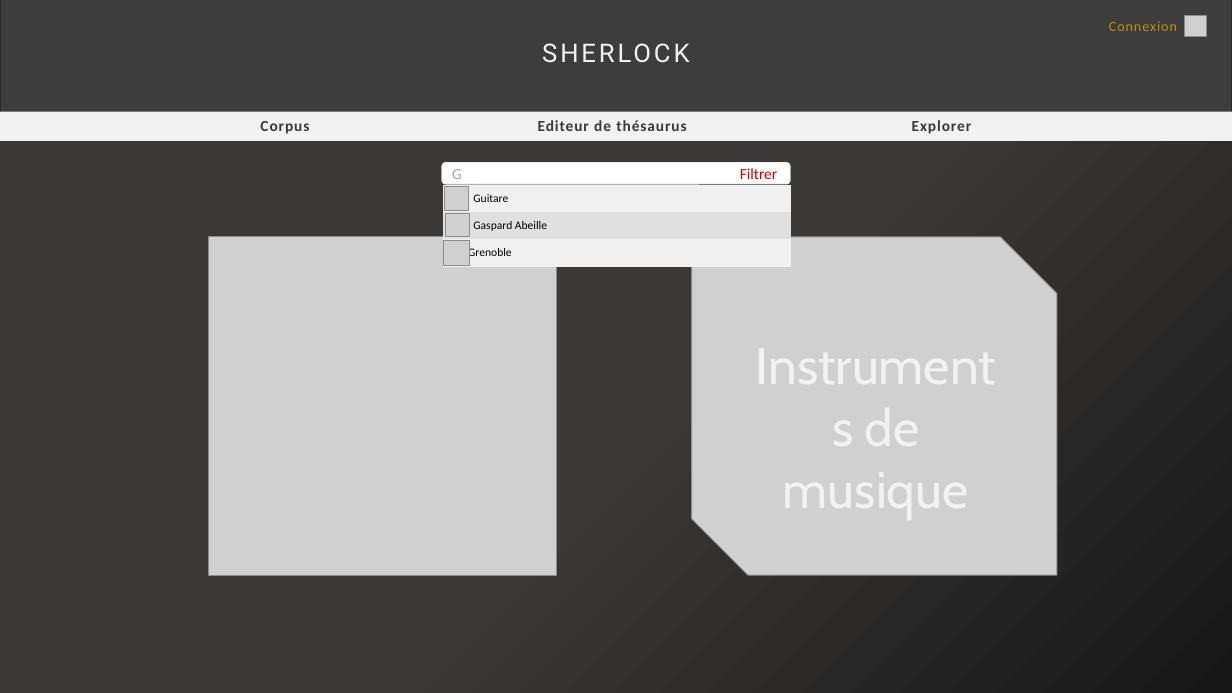
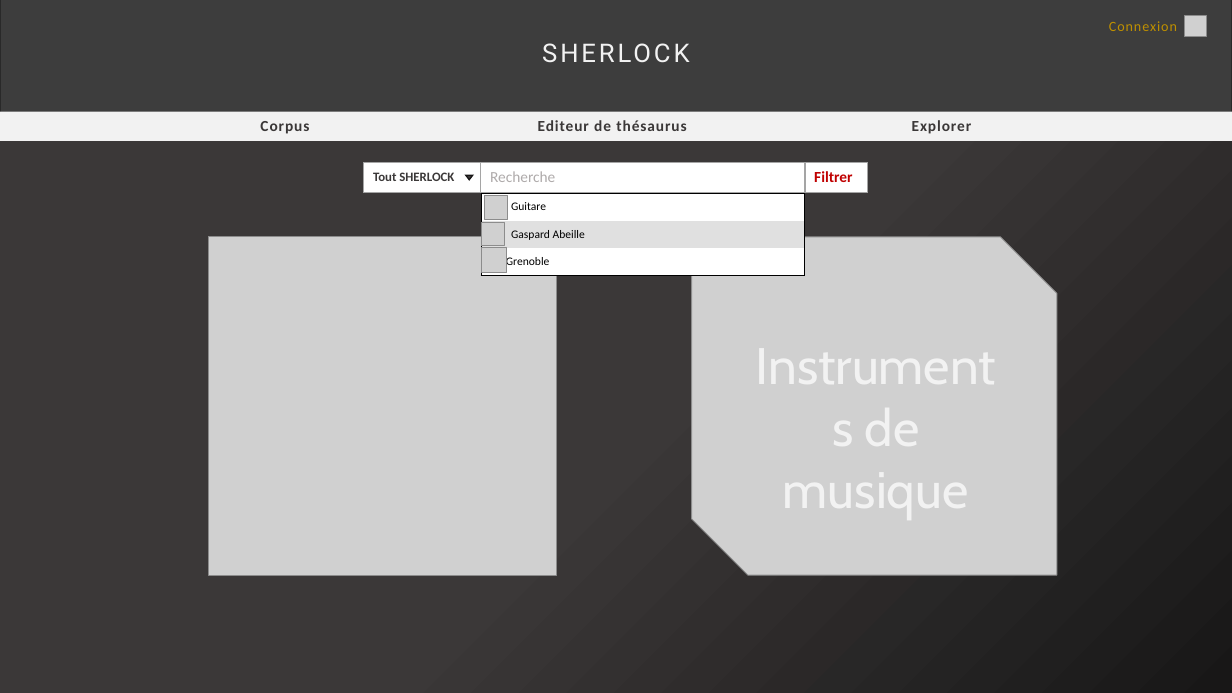
Before and after one commit to Amleth/SHERLOCK, a slide deck: slide 3 of modélisation/mercure-galant-thésaurus-ancien-régime/Ecrans.pptx (slide 4 before the commit). Drawn at 1232x693 pixels with LibreOffice and Linux fonts; fonts in the diff are those of the drawing; grey boxes stand for pictures. Boxes give left, top, right and bottom in pixels: in the first picture for what was removed or moved away, otherwise in the second. Text is boxed around its words. In the diff, an @@ line names an element or a change of style, - is before the commit and + after.

```diff
--- a/modélisation/mercure-galant-thésaurus-ancien-régime/Ecrans.pptx
+++ b/modélisation/mercure-galant-thésaurus-ancien-régime/Ecrans.pptx
@@ table added at [364,163,869,192], 1 rows, 3 columns @@
+Tout SHERLOCK | Recherche | Filtrer
@@ rounded rectangle removed at [442,163,789,184] @@
-G Filtrer
@@ triangle added at [466,176,473,180], fill #3B3838, outline #181717 1 pt @@
@@ table at [482,193,805,275] @@
@@ fill #F0F0F0 to #FFFFFF in 2 cells @@
@@ borders changed @@
@@ table: place and size @@
-table at [444,185,791,267]
+table at [482,193,805,275]
@@ picture: place and size @@
-picture at [445,187,469,211]
+picture at [484,196,508,220]
@@ picture: place and size @@
-picture at [446,213,470,237]
+picture at [482,223,505,246]
@@ picture: place and size @@
-picture at [444,240,469,265]
+picture at [482,247,506,272]
```
Also in this commit, not shown: 10 other slides changed, 1 slide removed, 1 other file.
